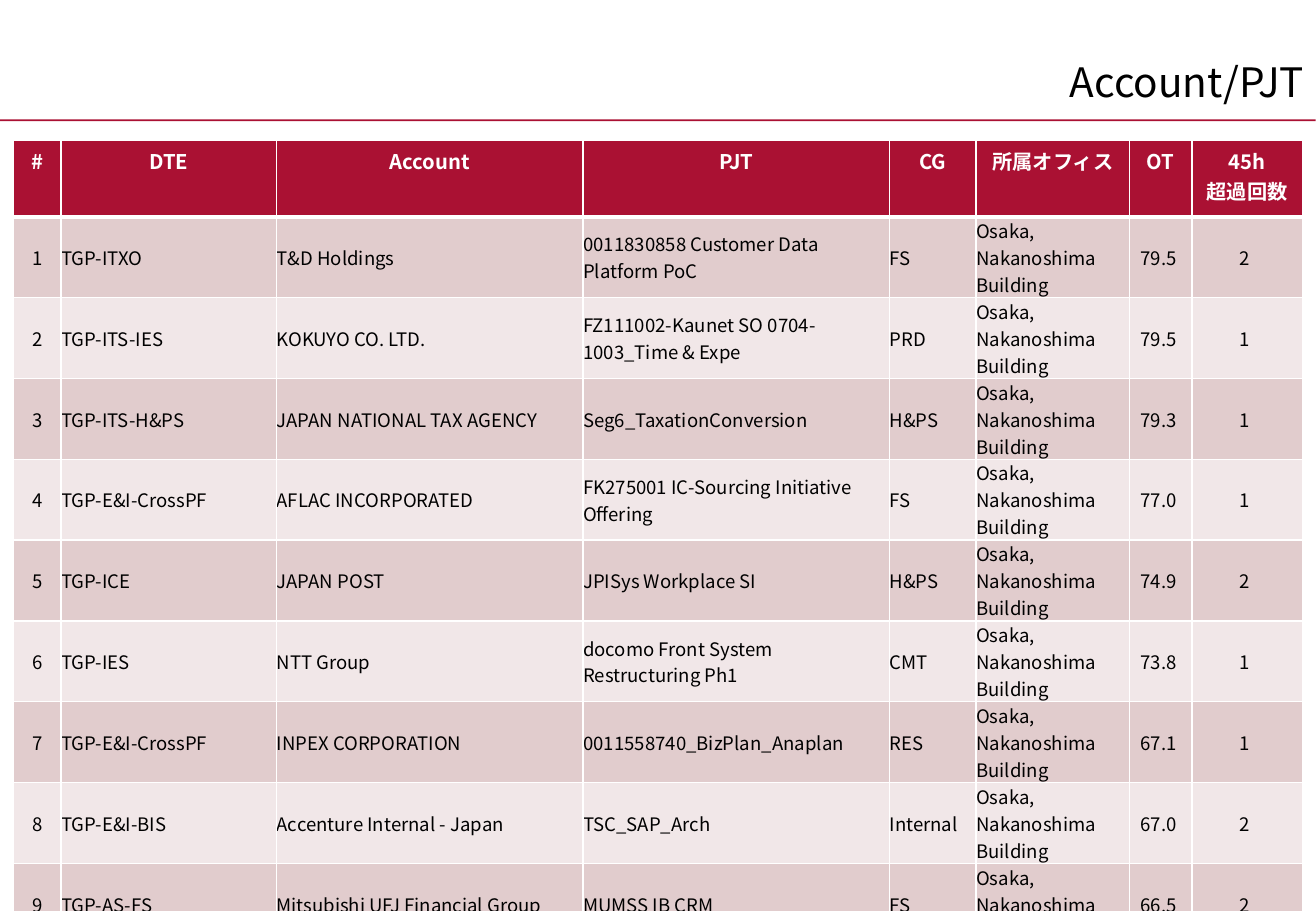
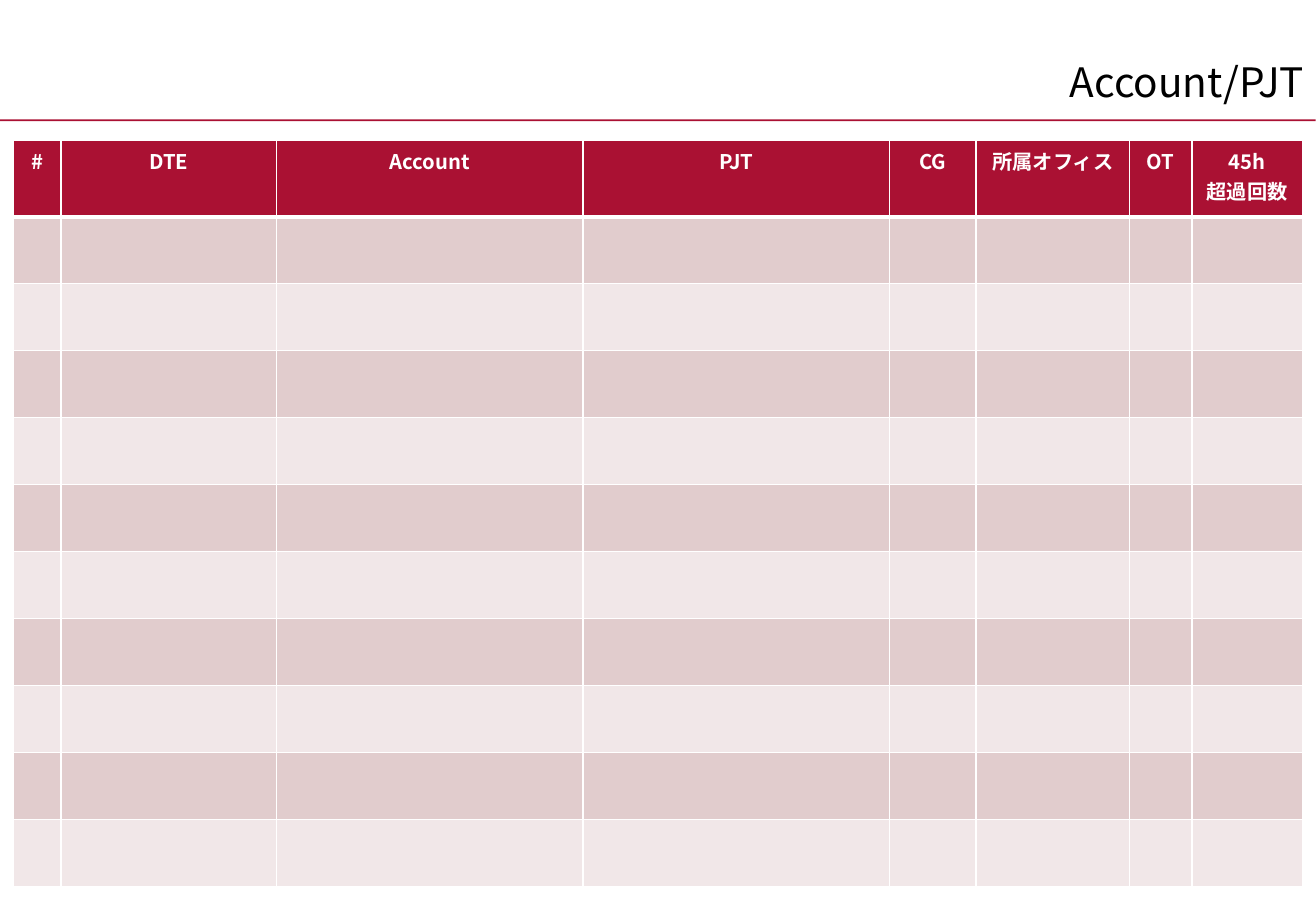
Before and after one commit to nogizakapython/ExcelVBA, a slide deck: slide 3 of 安全衛生委員会マクロ.pptm. Drawn at 1316x911 pixels with LibreOffice and Linux fonts; fonts in the diff are those of the drawing; background and template pictures are left out. Boxes give left, top, right and bottom in pixels: in the first picture for what was removed or moved away, otherwise in the second. Text is boxed around its words. In the diff, an @@ line names an element or a change of style, - is before the commit and + after.

```diff
--- a/安全衛生委員会マクロ.pptm
+++ b/安全衛生委員会マクロ.pptm
@@ table at (13,141,1300,887) @@
-row 2: 1 | TGP-ITXO | T&D Holdings | 0011830858 Customer Data Platform PoC | FS | Osaka, Nakanoshima Building | 79.5 | 2
+row 2:  |  |  |  |  |  |  | 
-row 3: 2 | TGP-ITS-IES | KOKUYO CO. LTD. | FZ111002-Kaunet SO 0704-1003_Time & Expe | PRD | Osaka, Nakanoshima Building | 79.5 | 1
+row 3:  |  |  |  |  |  |  | 
-row 4: 3 | TGP-ITS-H&PS | JAPAN NATIONAL TAX AGENCY | Seg6_TaxationConversion | H&PS | Osaka, Nakanoshima Building | 79.3 | 1
+row 4:  |  |  |  |  |  |  | 
-row 5: 4 | TGP-E&I-CrossPF | AFLAC INCORPORATED | FK275001 IC-Sourcing Initiative Offering | FS | Osaka, Nakanoshima Building | 77.0 | 1
+row 5:  |  |  |  |  |  |  | 
-row 6: 5 | TGP-ICE | JAPAN POST | JPISys Workplace SI | H&PS | Osaka, Nakanoshima Building | 74.9 | 2
+row 6:  |  |  |  |  |  |  | 
-row 7: 6 | TGP-IES | NTT Group | docomo Front System Restructuring Ph1 | CMT | Osaka, Nakanoshima Building | 73.8 | 1
+row 7:  |  |  |  |  |  |  | 
-row 8: 7 | TGP-E&I-CrossPF | INPEX CORPORATION | 0011558740_BizPlan_Anaplan | RES | Osaka, Nakanoshima Building | 67.1 | 1
+row 8:  |  |  |  |  |  |  | 
-row 9: 8 | TGP-E&I-BIS | Accenture Internal - Japan | TSC_SAP_Arch | Internal | Osaka, Nakanoshima Building | 67.0 | 2
+row 9:  |  |  |  |  |  |  | 
-row 10: 9 | TGP-AS-FS | Mitsubishi UFJ Financial Group | MUMSS IB CRM | FS | Osaka, Nakanoshima Building | 66.5 | 2
+row 10:  |  |  |  |  |  |  | 
-row 11: 10 | TGP-ITXO | NITTO DENKO CORP | A0LYQ002_AO-SD | RES | Osaka, Nakanoshima Building | 64.0 | 2
+row 11:  |  |  |  |  |  |  | 
```
Also in this commit, not shown: 1 other file.
